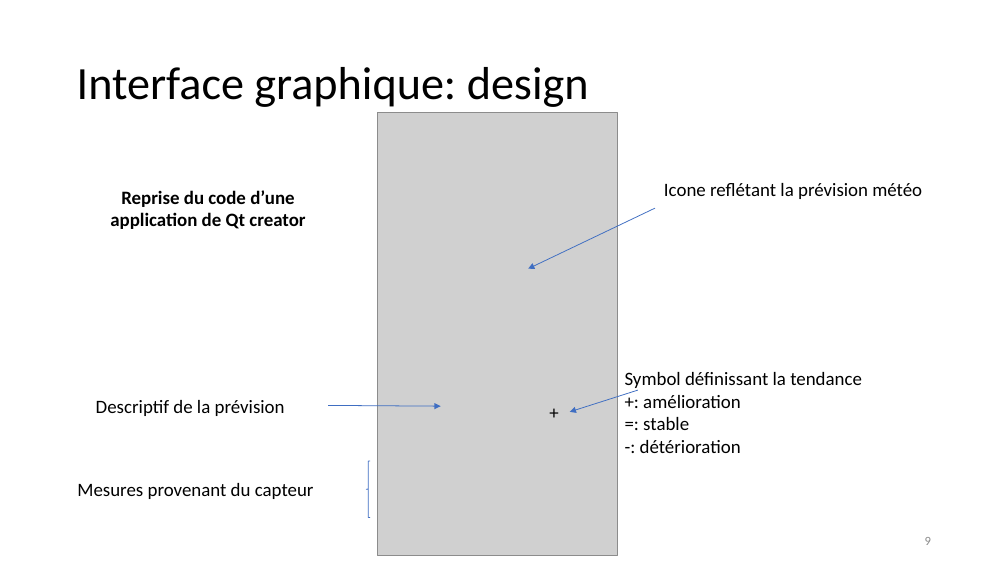
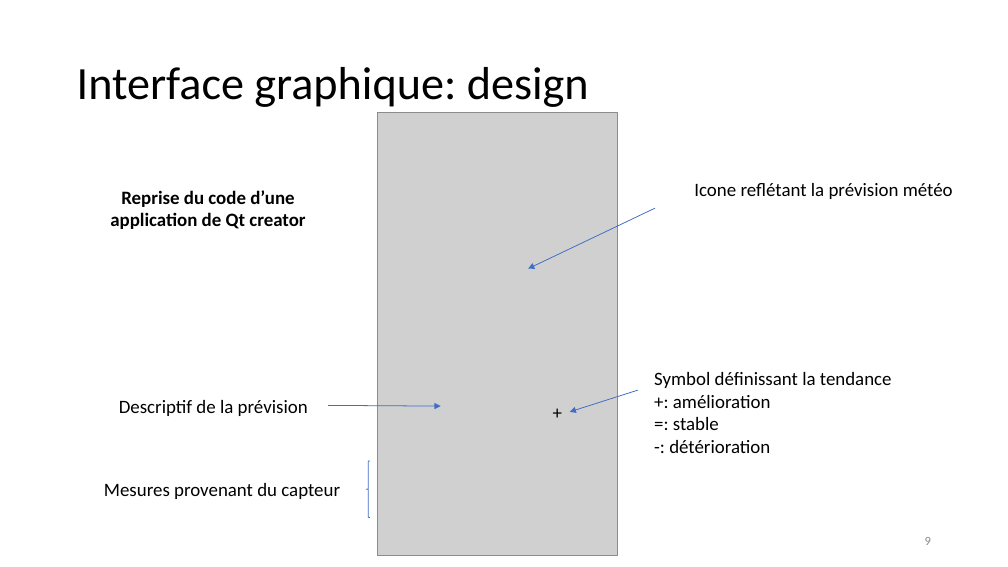
Before and after one commit to jeromelane/WeatherCheckingRpi, a slide deck: slide 9 of weathercheckingrpi/doc/Presentations/projet_meteo_JL_KG_23042019v3.pptx. Drawn at 1008x567 pixels with LibreOffice and Linux fonts; fonts in the diff are those of the drawing; grey boxes stand for pictures. Boxes give left, top, right and bottom in pixels: in the first picture for what was removed or moved away, otherwise in the second. Text is boxed around its words. In the diff, an @@ line names an element or a change of style, - is before the commit and + after.

```diff
--- a/weathercheckingrpi/doc/Presentations/projet_meteo_JL_KG_23042019v3.pptx
+++ b/weathercheckingrpi/doc/Presentations/projet_meteo_JL_KG_23042019v3.pptx
@@ text "Icone reflétant la prévision météo": place and size @@
-text "Icone reflétant la prévision météo" at bbox=[664, 183, 922, 199]
+text "Icone reflétant la prévision météo" at bbox=[694, 183, 953, 199]
@@ text "Symbol définissant la tendance": place and size @@
-text "Symbol définissant la tendance" at bbox=[625, 372, 862, 453]
+text "Symbol définissant la tendance" at bbox=[654, 372, 892, 453]
@@ text "Descriptif de la prévision": place and size @@
-text "Descriptif de la prévision" at bbox=[96, 400, 285, 416]
+text "Descriptif de la prévision" at bbox=[119, 400, 308, 416]
@@ text "+" rewrapped from bbox=[542, 397, 573, 427] to bbox=[545, 397, 569, 427] @@
@@ text "Mesures provenant du capteur": place and size @@
-text "Mesures provenant du capteur" at bbox=[77, 483, 314, 499]
+text "Mesures provenant du capteur" at bbox=[104, 483, 340, 499]
```
Also in this commit, not shown: 14 other slides changed, 9 other files.
